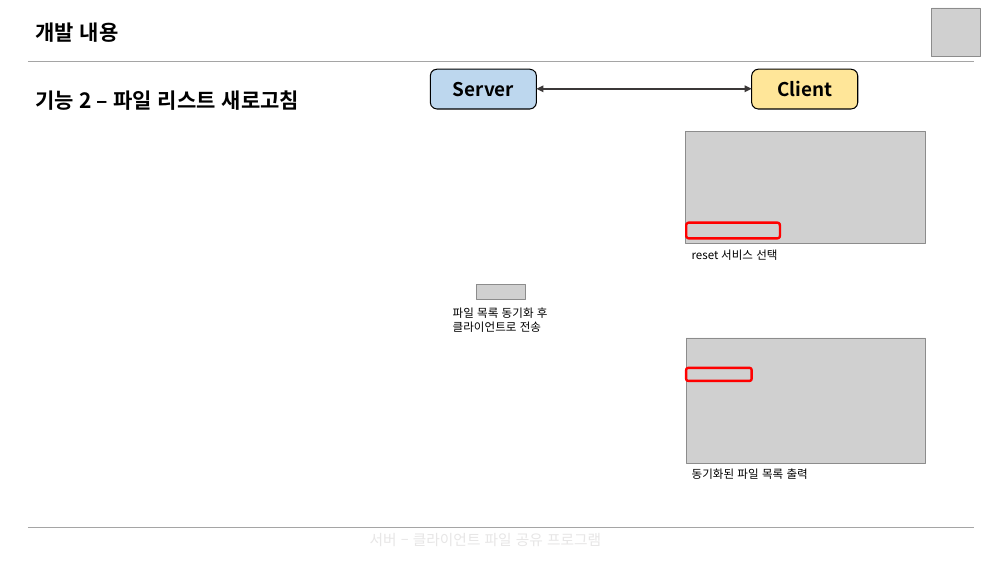
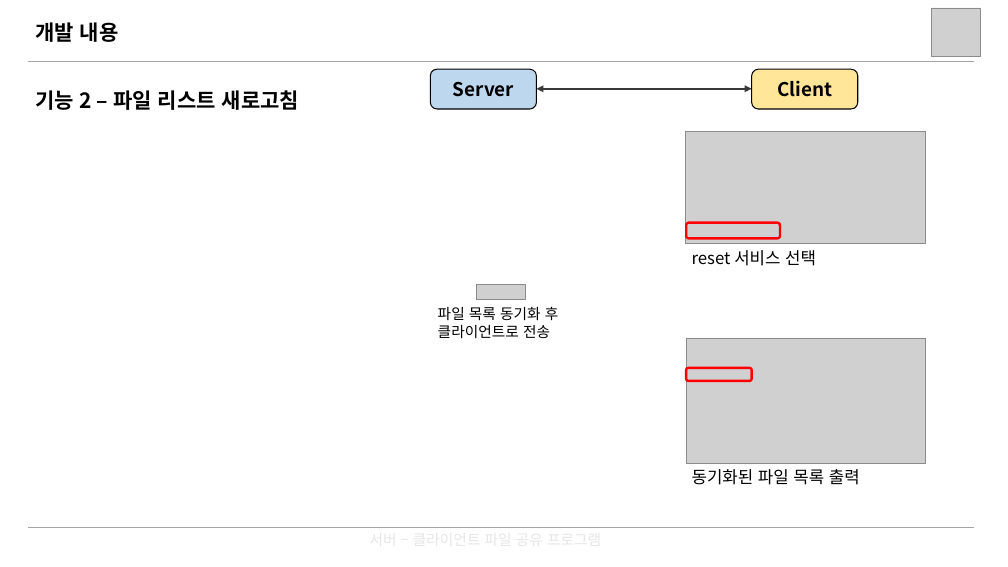
Before and after one commit to yeongjukwak/file-sharing-program, a slide deck: slide 5 of ppt/시스템프로그래밍_프로젝트_발표자료_곽영주_양현규_박종건.pptx. Drawn at 1008x567 pixels with LibreOffice and Linux fonts; fonts in the diff are those of the drawing; grey boxes stand for pictures. Boxes give left, top, right and bottom in pixels: in the first picture for what was removed or moved away, otherwise in the second. Text is boxed around its words. In the diff, an @@ line names an element or a change of style, - is before the commit and + after.

```diff
--- a/ppt/시스템프로그래밍_프로젝트_발표자료_곽영주_양현규_박종건.pptx
+++ b/ppt/시스템프로그래밍_프로젝트_발표자료_곽영주_양현규_박종건.pptx
@@ text "reset 서비스 선택" at (x1=692, y1=250, x2=816, y2=266): size 11 to 16 pt @@
@@ text "파일 목록 동기화 후" moved from (x1=453, y1=307, x2=548, y2=332) to (x1=438, y1=306, x2=559, y2=338) @@
@@ text "파일 목록 동기화 후" at (x1=438, y1=306, x2=559, y2=338): size 11 to 14 pt @@
@@ text "동기화된 파일 목록 출력" at (x1=692, y1=469, x2=860, y2=485): size 11 to 16 pt @@
```
Also in this commit, not shown: 11 other slides changed.
